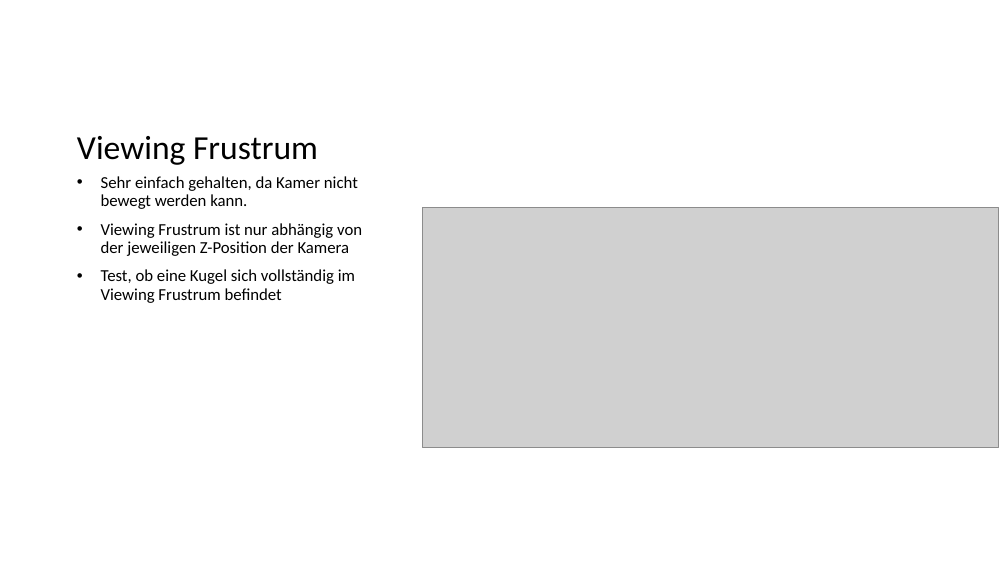
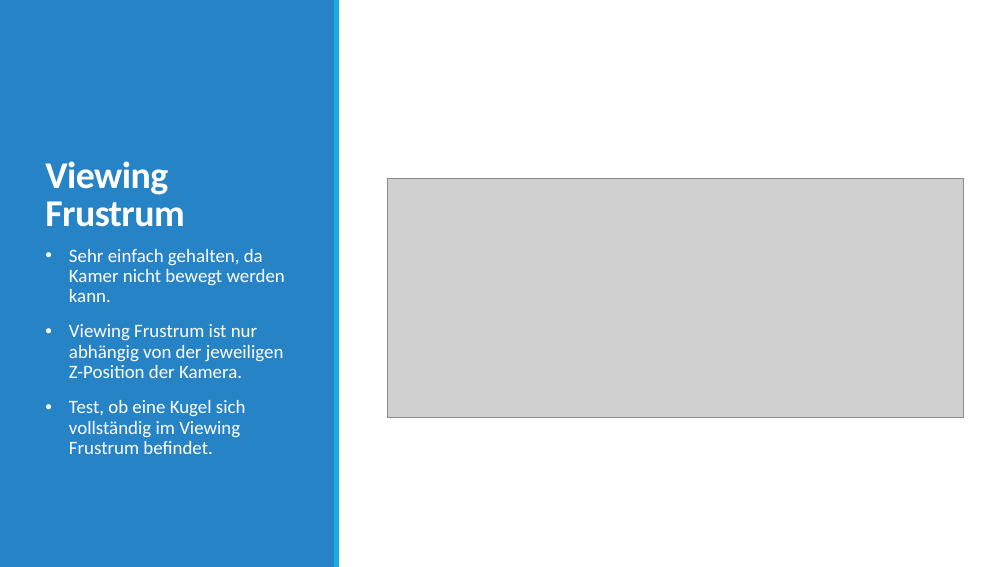
Before and after one commit to JanNiclasRuppenthal/SP_Portfolio01, a slide deck: slide 9 of slides/Portfolio01_Slides.pptx. Drawn at 1008x567 pixels with LibreOffice and Linux fonts; fonts in the diff are those of the drawing; grey boxes stand for pictures. Boxes give left, top, right and bottom in pixels: in the first picture for what was removed or moved away, otherwise in the second. Text is boxed around its words. In the diff, an @@ line names an element or a change of style, - is before the commit and + after.

```diff
--- a/slides/Portfolio01_Slides.pptx
+++ b/slides/Portfolio01_Slides.pptx
@@ rectangle added at (0,0,335,567), fill #2683C6 @@
@@ rectangle added at (334,0,340,567), fill #1CADE4 @@
@@ title "Viewing Frustrum": place and size @@
-title "Viewing Frustrum" at (77,136,318,165)
+title "Viewing Frustrum" at (45,161,185,227)
@@ title "Viewing Frustrum" at (45,161,185,227): size 32 to 36 pt, text colour #000000 to #FFFFFF, letter spacing 0 to -0.5 pt, bold on; line spacing 0.9 to 0.85 @@
@@ picture: place and size @@
-picture at (423,208,999,448)
+picture at (387,178,963,418)
@@ text "Sehr einfach gehalten, da Kamer ...": place and size @@
-text "Sehr einfach gehalten, da Kamer ..." at (101,176,362,303)
+text "Sehr einfach gehalten, da Kamer ..." at (69,249,285,454)
@@ text at (69,249,285,302): size 16 to 18 pt, text colour #000000 to #FFFFFF in "Sehr einfach gehalten, da Kamer nicht bewegt ..."; more space between paragraphs @@
@@ text at (69,324,284,454): text changed; size 16 to 18 pt; text colour #000000 to #FFFFFF @@
-• Viewing Frustrum ist nur abhängig von der jeweiligen Z-Position der Kamera
-• Test, ob eine Kugel sich vollständig im Viewing Frustrum befindet
+• Viewing Frustrum ist nur abhängig von der jeweiligen Z-Position der Kamera.
+• Test, ob eine Kugel sich vollständig im Viewing Frustrum befindet.
```
Also in this commit, not shown: 11 other slides changed, 1 slide added, 1 slide removed, 2 other files.
